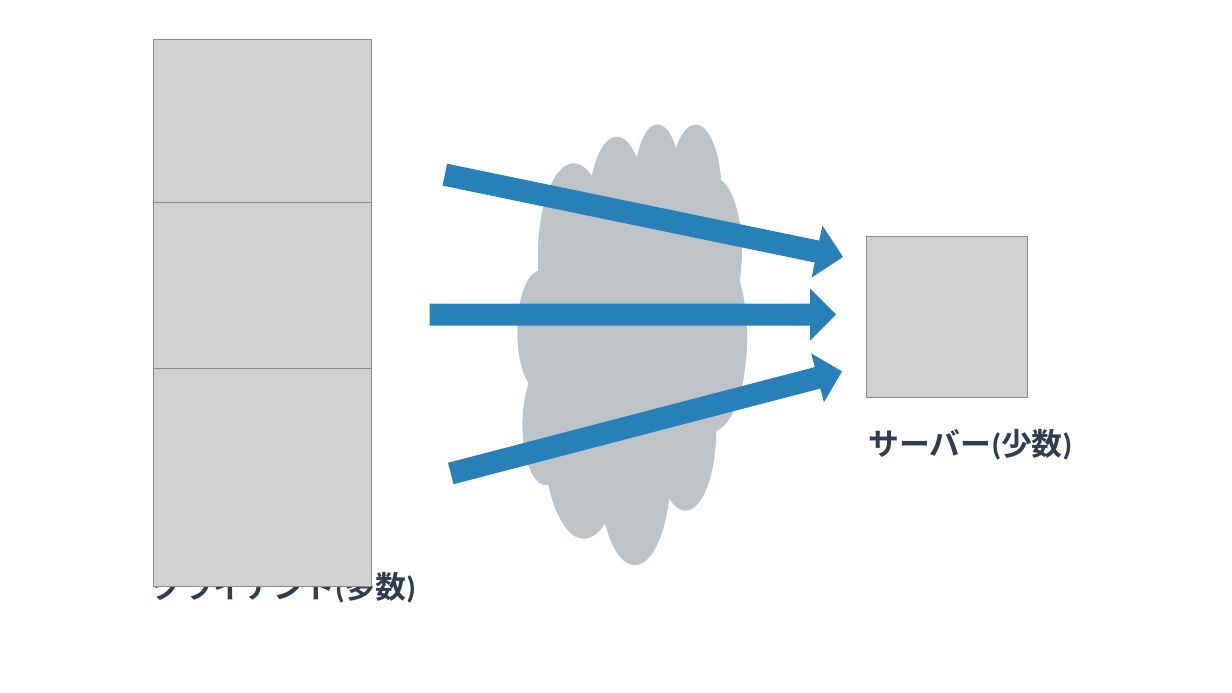
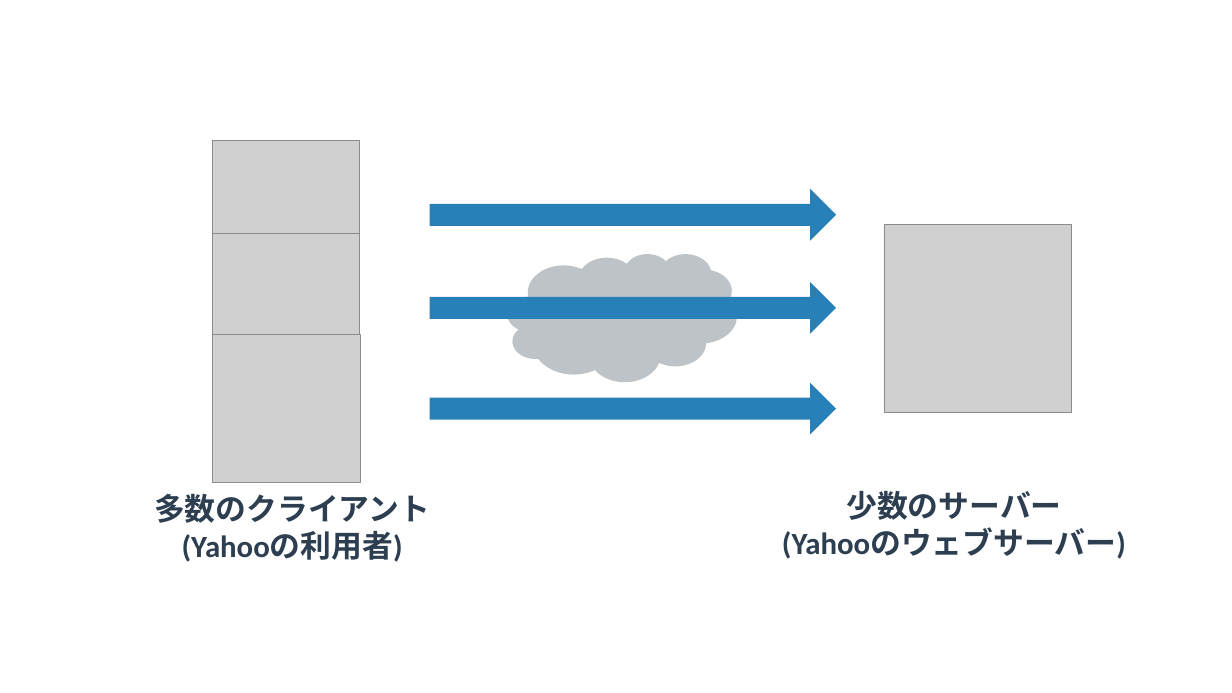
Before and after one commit to yuichi110/www.yuichi.com-network, a slide deck: slide 1 of slides/0010.pptx. Drawn at 1232x693 pixels with LibreOffice and Linux fonts; fonts in the diff are those of the drawing; grey boxes stand for pictures. Boxes give left, top, right and bottom in pixels: in the first picture for what was removed or moved away, otherwise in the second. Text is boxed around its words. In the diff, an @@ line names an element or a change of style, - is before the commit and + after.

```diff
--- a/slides/0010.pptx
+++ b/slides/0010.pptx
@@ picture: place and size @@
-picture at box(153, 40, 372, 258)
+picture at box(212, 141, 360, 289)
@@ right arrow at box(430, 189, 836, 241): proportions changed; rotation 11 to 0 degrees @@
@@ picture: place and size @@
-picture at box(153, 202, 372, 421)
+picture at box(212, 234, 360, 382)
@@ picture: place and size @@
-picture at box(867, 237, 1028, 397)
+picture at box(884, 225, 1072, 412)
@@ cloud: place and size @@
-cloud at box(518, 123, 747, 564)
+cloud at box(507, 254, 737, 383)
@@ right arrow: place and size @@
-right arrow at box(430, 289, 836, 341)
+right arrow at box(430, 282, 836, 334)
@@ picture: place and size @@
-picture at box(153, 369, 372, 587)
+picture at box(213, 335, 360, 482)
@@ right arrow at box(430, 383, 836, 434): proportions changed; rotation 345 to 0 degrees @@
@@ text at box(154, 494, 430, 562): text changed @@
-クライアント(多数)
+多数のクライアント
+(Yahooの利用者)
@@ text at box(782, 491, 1126, 559): text changed @@
-サーバー(少数)
+少数のサーバー
+(Yahooのウェブサーバー)
```
Also in this commit, not shown: 7 other slides changed, 1 slide removed, 27 other files.
